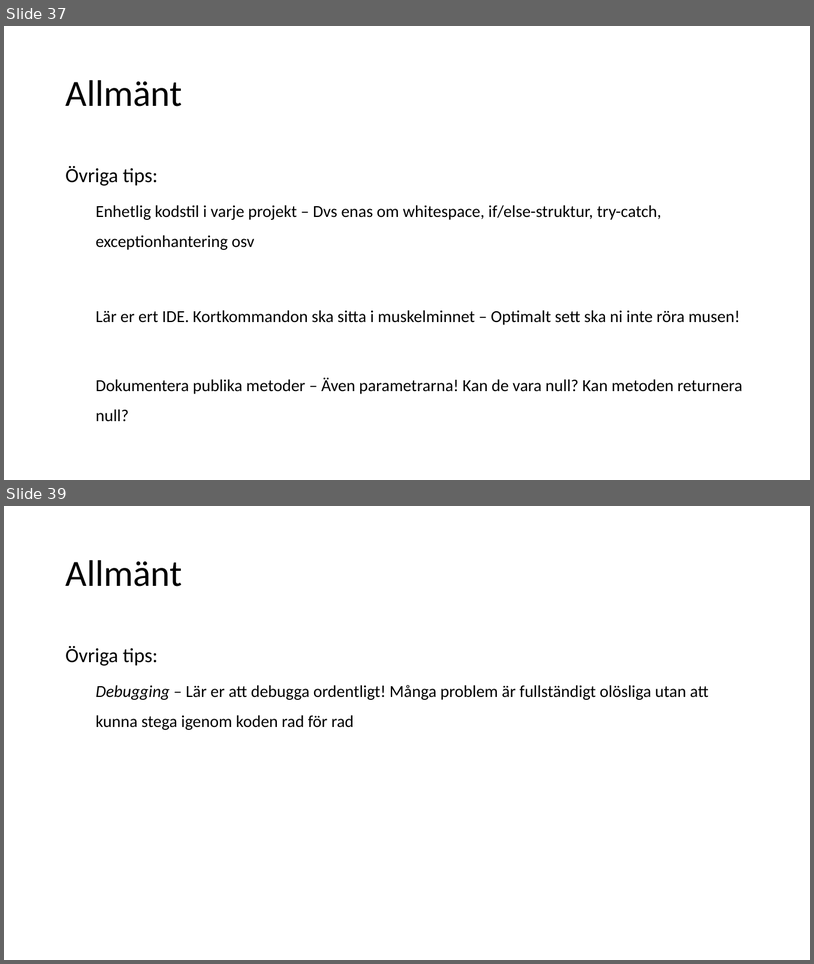
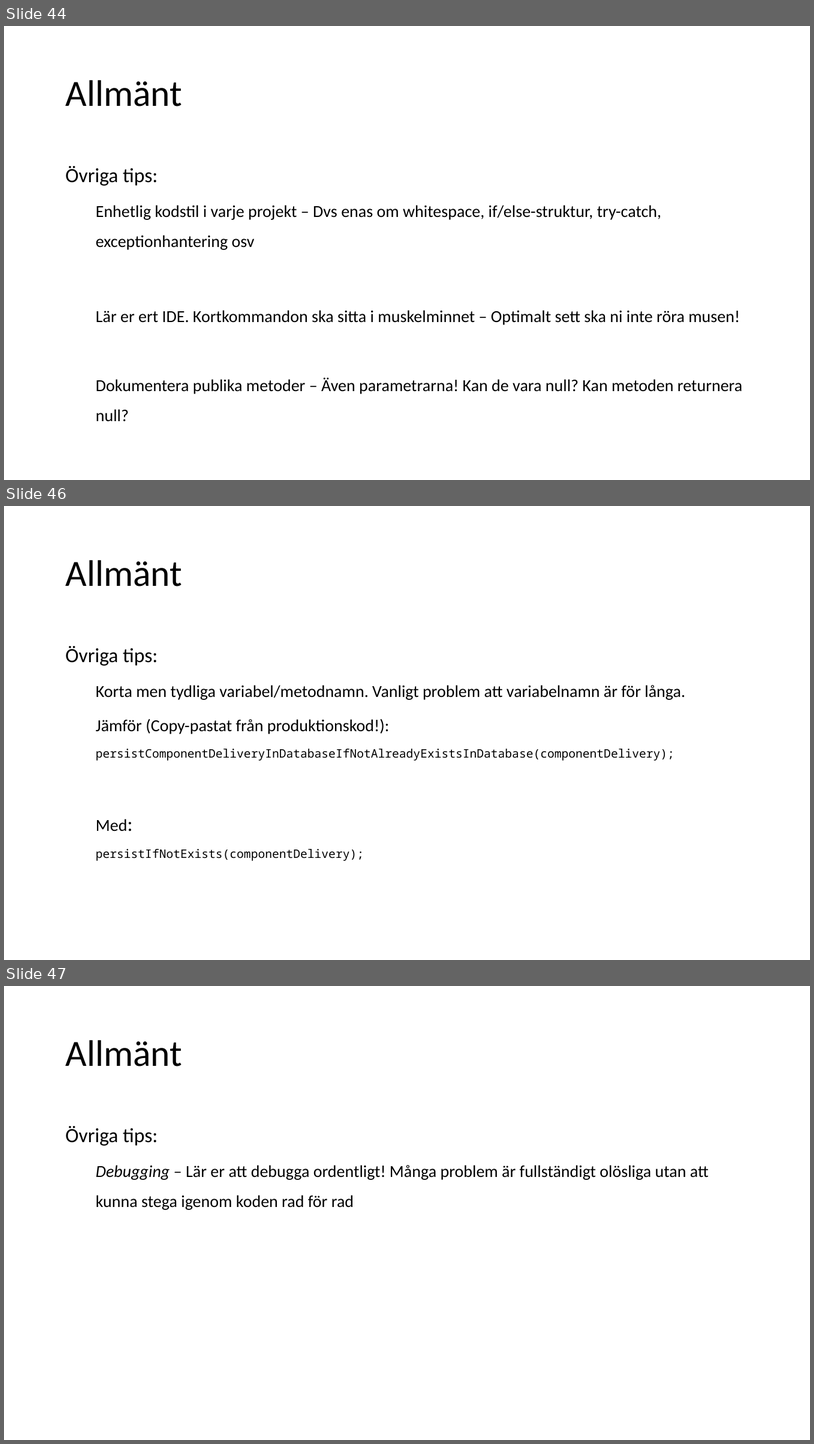
Before and after one commit to aludkiewicz/kodarskolan, a slide deck: Kodarskolan.pptx. Shown one above the other, each under a label of ours: slides 37 and 39 before the commit, slides 44, 46 and 47 after it; the slides between them are not shown. The pictures are 814x964 and 814x1444 pixels, drawn with LibreOffice and Linux fonts; fonts in the diff are those of the drawing. Boxes give left, top, right and bottom in pixels: in the first picture for what was removed or moved away, otherwise in the second. Text is boxed around its words. In the diff, an @@ line names an element or a change of style, - is before the commit and + after.

```diff
--- a/Kodarskolan.pptx
+++ b/Kodarskolan.pptx
@@ slide 46 added at (4,506,810,960), background #FFFFFF @@
@@ title added at (65,560,182,586), 44 pt, text #000000 @@
+Allmänt
@@ text added at (65,646,686,861), 14 pt, text #000000 @@
+Övriga tips:
+  Korta men tydliga variabel/metodnamn. Vanligt problem att variabelnamn är för långa.
+  Jämför (Copy-pastat från produktionskod!):
+  persistComponentDeliveryInDatabaseIfNotAlreadyExistsInDatabase(componentDelivery);
+  Med:
+  persistIfNotExists(componentDelivery);
+  persistIfNotExists(componentDelivery);
@@ what was slide 37 is now slide 44 @@
@@ what was slide 39 is now slide 47 @@
```
Also in this commit, not shown: 8 slides changed, 9 other slides added, 2 slides removed, 1 other file.
